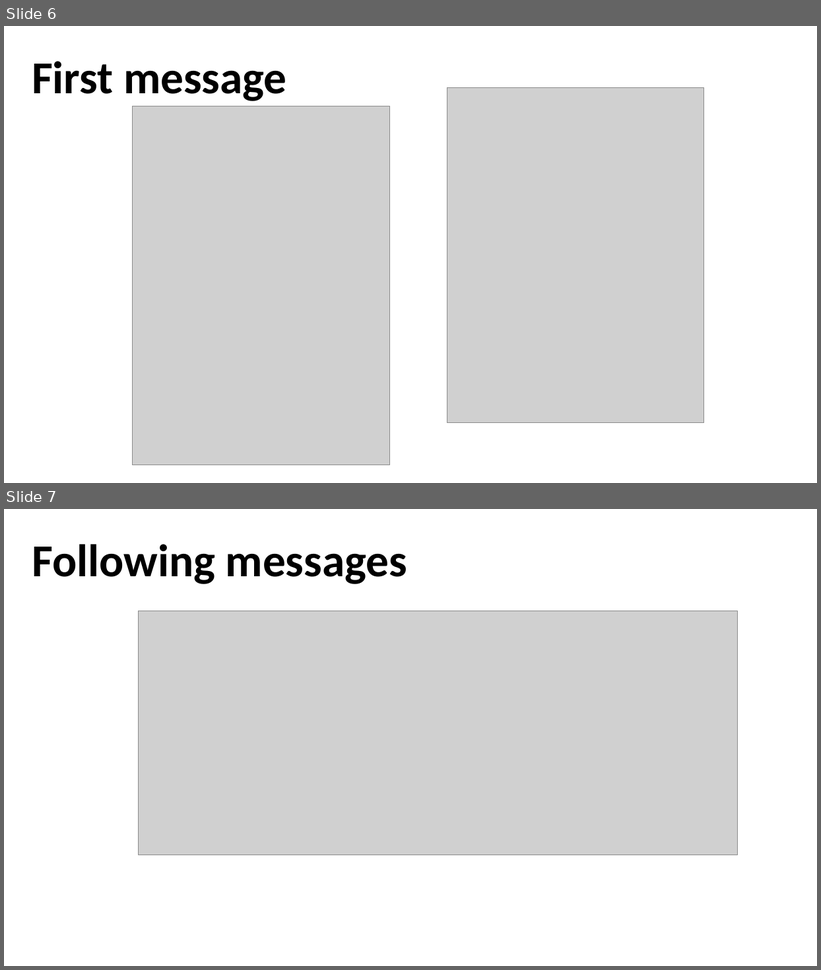
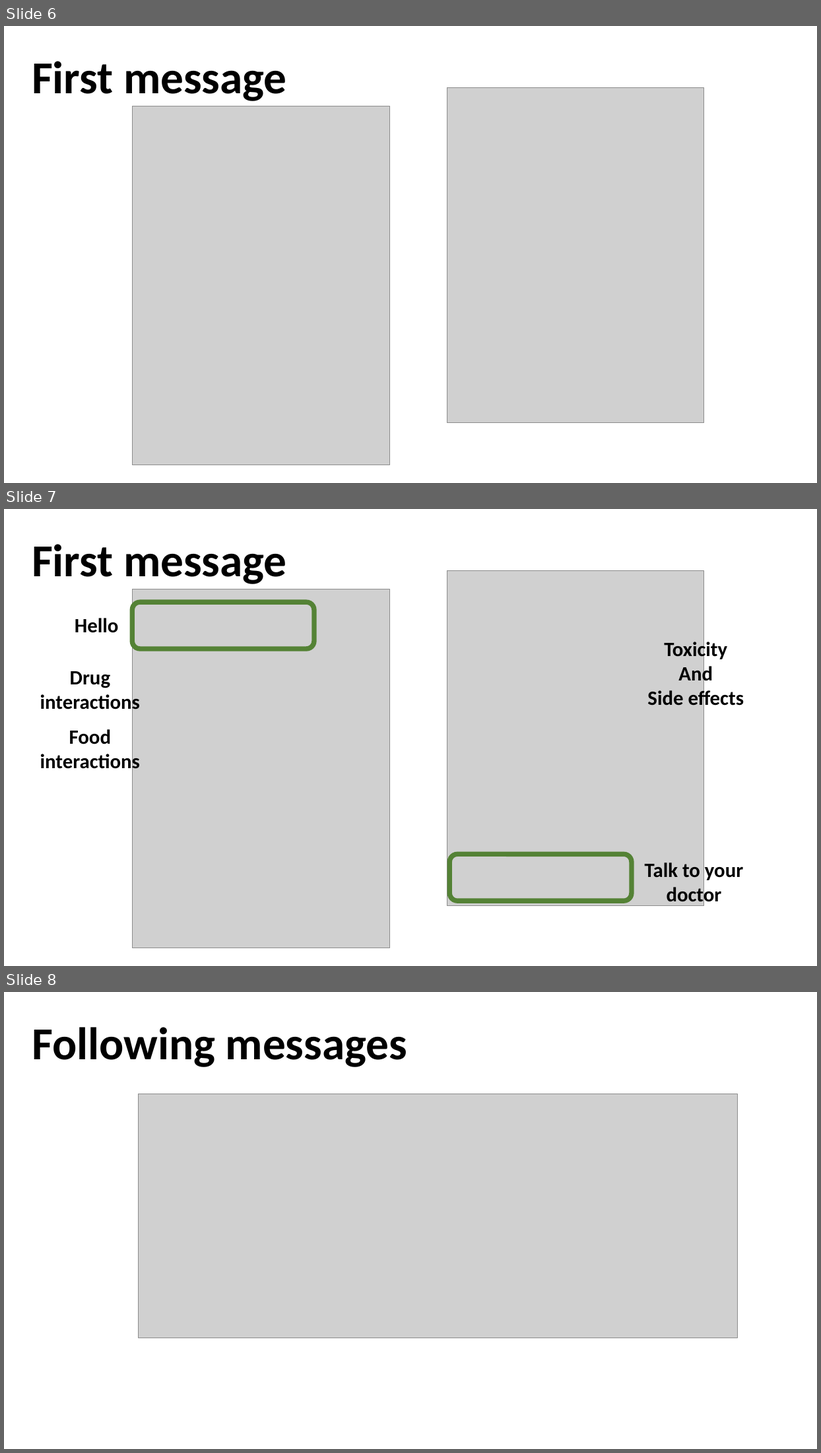
Before and after one commit to katkoler/drug_reminder, a slide deck: Drug_reminder.pptx. Shown one above the other, each under a label of ours: slides 6 and 7 before the commit, slides 6, 7 and 8 after it. The pictures are 821x970 and 821x1453 pixels, drawn with LibreOffice and Linux fonts; fonts in the diff are those of the drawing; grey boxes stand for pictures; background and template pictures are left out. Boxes give left, top, right and bottom in pixels: in the first picture for what was removed or moved away, otherwise in the second. Text is boxed around its words. In the diff, an @@ line names an element or a change of style, - is before the commit and + after.

```diff
--- a/Drug_reminder.pptx
+++ b/Drug_reminder.pptx
@@ slide 7 added at <box>4,509,817,966</box>, background picture (left out) @@
@@ text added at <box>32,544,287,584</box>, 54 pt, text #000000, bold @@
+First message
@@ picture added at <box>447,570,704,906</box> @@
@@ picture added at <box>132,590,389,949</box> @@
@@ rounded rectangle added at <box>132,602,314,650</box>, outline #548235 5.75 pt @@
@@ text added at <box>75,618,119,633</box>, 24 pt, text #000000, bold @@
+Hello
@@ text added at <box>648,640,745,711</box>, 24 pt, text #000000, bold @@
+Toxicity
+And
+Side effects
@@ text added at <box>40,671,140,714</box>, 24 pt, text #000000, bold @@
+Drug interactions
@@ text added at <box>40,729,140,774</box>, 24 pt, text #000000, bold @@
+Food interactions
@@ rounded rectangle added at <box>450,854,632,901</box>, outline #548235 5.75 pt @@
@@ text added at <box>645,863,743,907</box>, 24 pt, text #000000, bold @@
+Talk to your doctor
@@ what was slide 7 is now slide 8 @@
```
Also in this commit, not shown: 1 slide changed.
